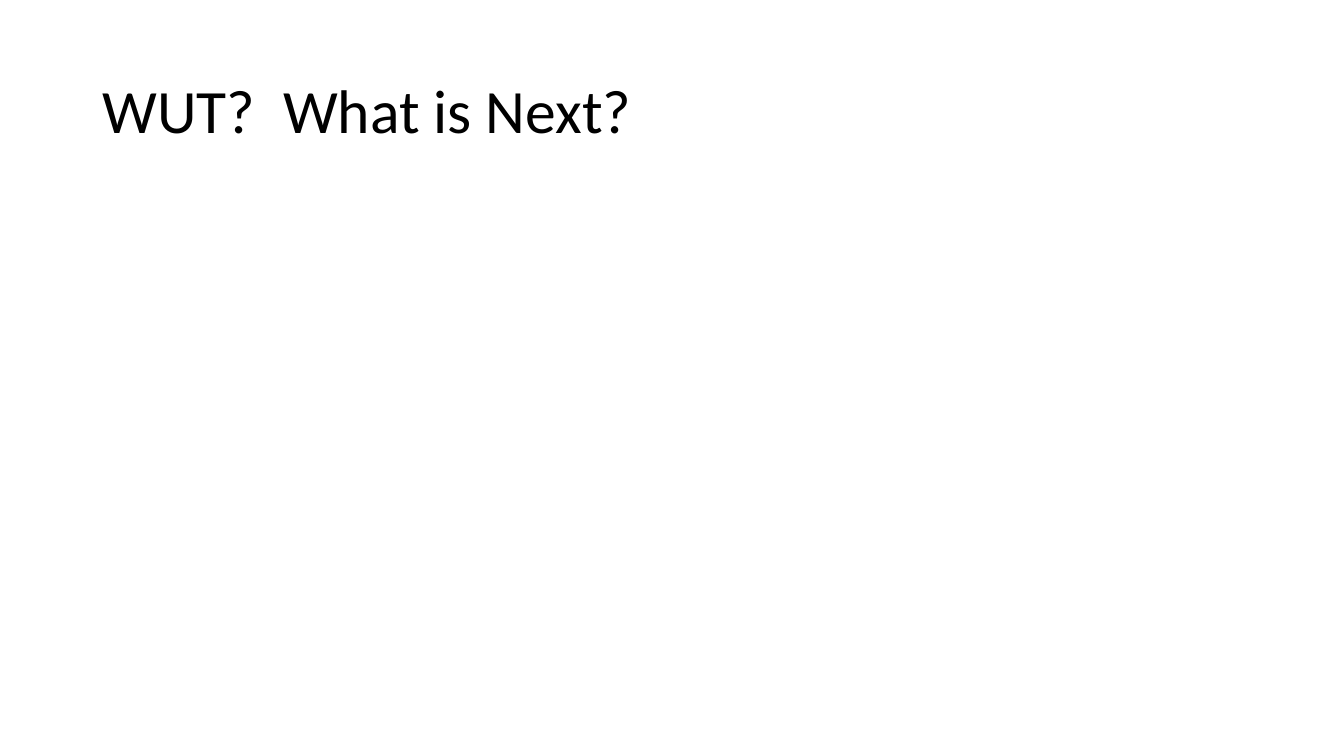
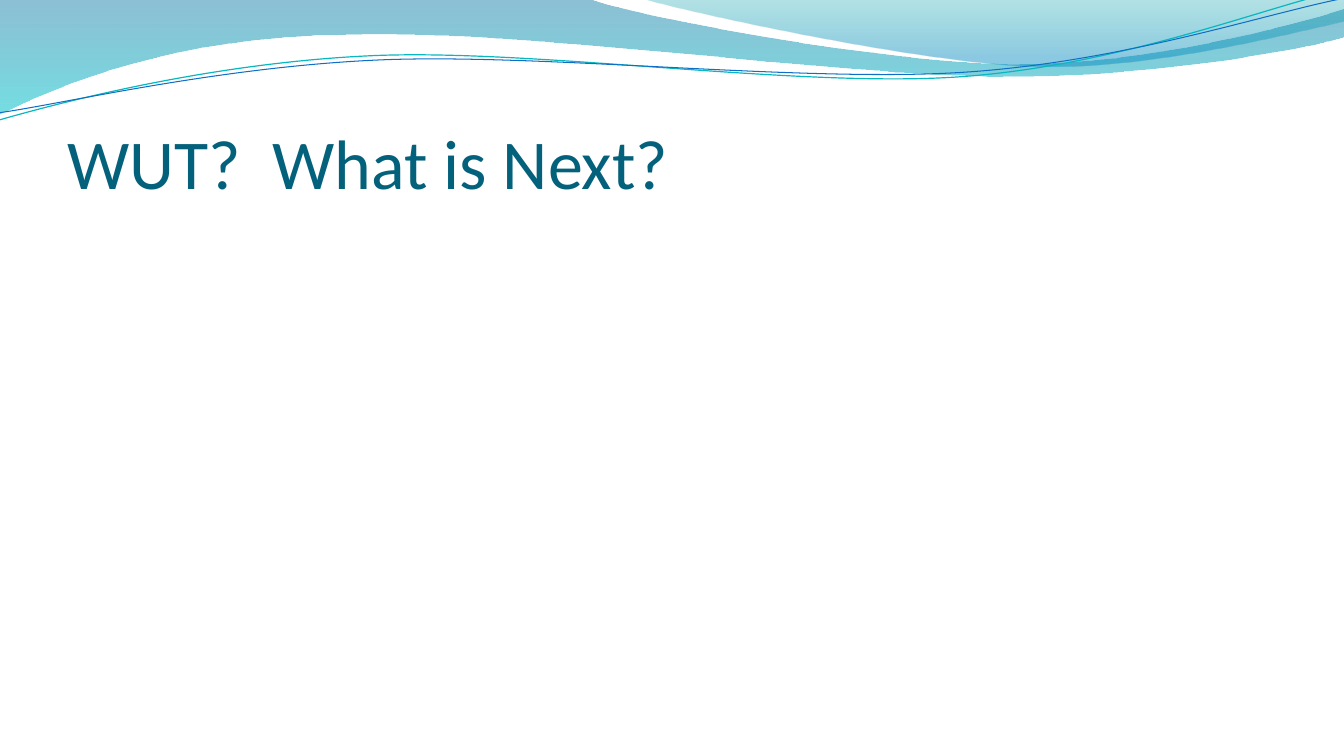
Before and after one commit to cwzero/Trivia, a slide deck: slide 9 of WUTDemo.pptx. Drawn at 1344x756 pixels with LibreOffice and Linux fonts; fonts in the diff are those of the drawing; background and template pictures are left out. Boxes give left, top, right and bottom in pixels: in the first picture for what was removed or moved away, otherwise in the second. Text is boxed around its words. In the diff, an @@ line names an element or a change of style, - is before the commit and + after.

```diff
--- a/WUTDemo.pptx
+++ b/WUTDemo.pptx
@@ freeform shape added at <box>0,0,1344,114</box>, fill gradient #0074A1 to #00C6CF @@
@@ freeform shape added at <box>0,0,1344,125</box>, outline #0AB8BF 0.85 pt @@
@@ freeform shape added at <box>0,0,1344,120</box>, outline #0F6FC6 0.75 pt @@
@@ freeform shape added at <box>644,0,1344,70</box>, fill gradient #00A1A9 to #008BBF @@
@@ title "WUT? What is Next?": place and size @@
-title "WUT? What is Next?" at <box>102,90,631,134</box>
+title "WUT? What is Next?" at <box>67,140,668,190</box>
@@ title "WUT? What is Next?" at <box>67,140,668,190</box>: size 44 to 50 pt, text colour #000000 to #04617B; line spacing 0.9 to 1; vertical alignment middle to bottom @@
```
Also in this commit, not shown: 6 other slides changed, 2 slides added, 2 slides removed, 22 other files.
